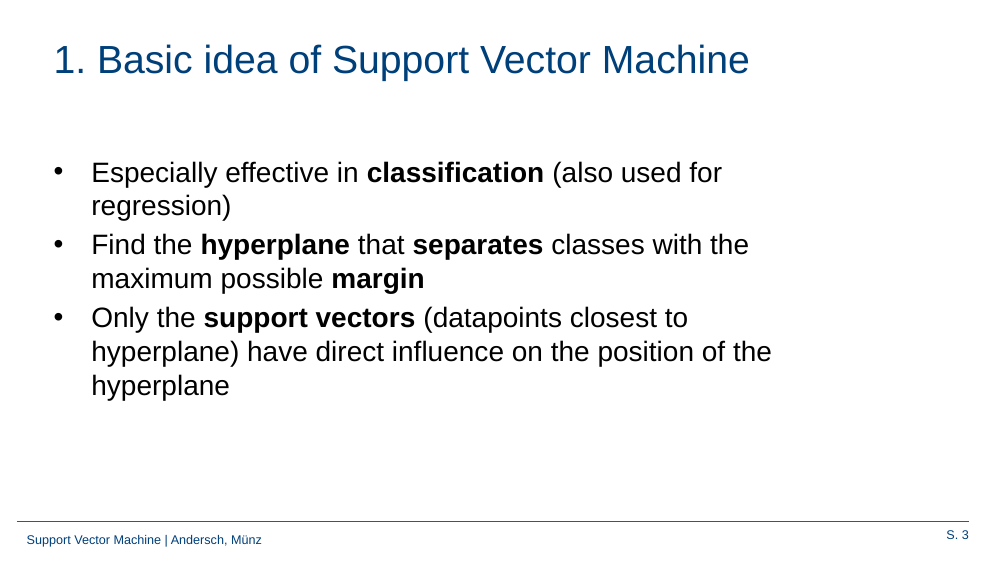
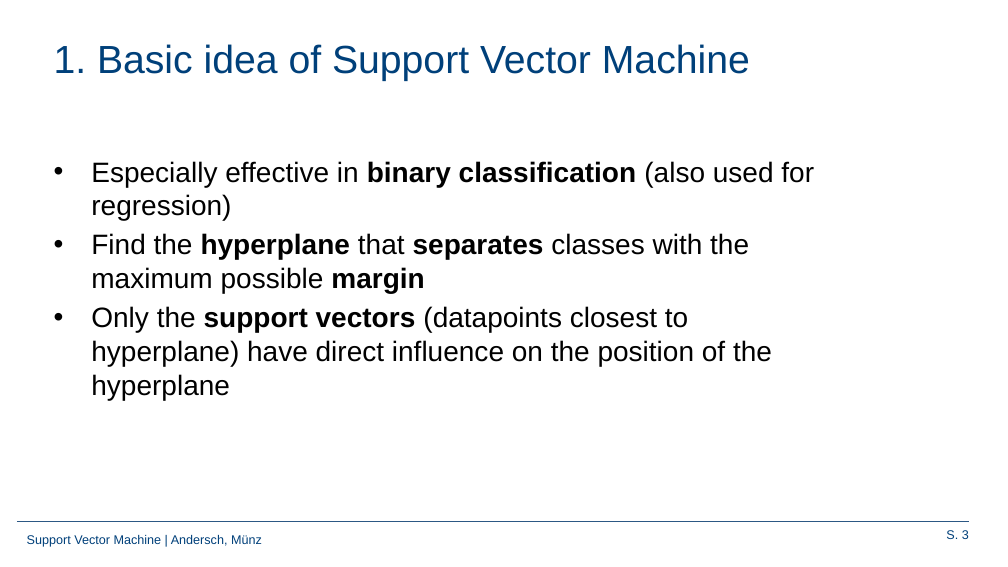
Before and after one commit to Frandersch/Statistical-Machine-Learning, a slide deck: slide 3 of Präsentation/Support Vector Machines.pptx. Drawn at 1008x567 pixels with LibreOffice and Linux fonts; fonts in the diff are those of the drawing; background and template pictures are left out. Boxes give left, top, right and bottom in pixels: in the first picture for what was removed or moved away, otherwise in the second. Text is boxed around its words. In the diff, an @@ line names an element or a change of style, - is before the commit and + after.

```diff
--- a/Präsentation/Support Vector Machines.pptx
+++ b/Präsentation/Support Vector Machines.pptx
@@ text at box(91, 161, 814, 220): text changed @@
-• Especially effective in classification (also used for regression)
+• Especially effective in binary classification (also used for regression)
```
Also in this commit, not shown: 13 other slides changed, 4 slides added, 6 slides removed.
